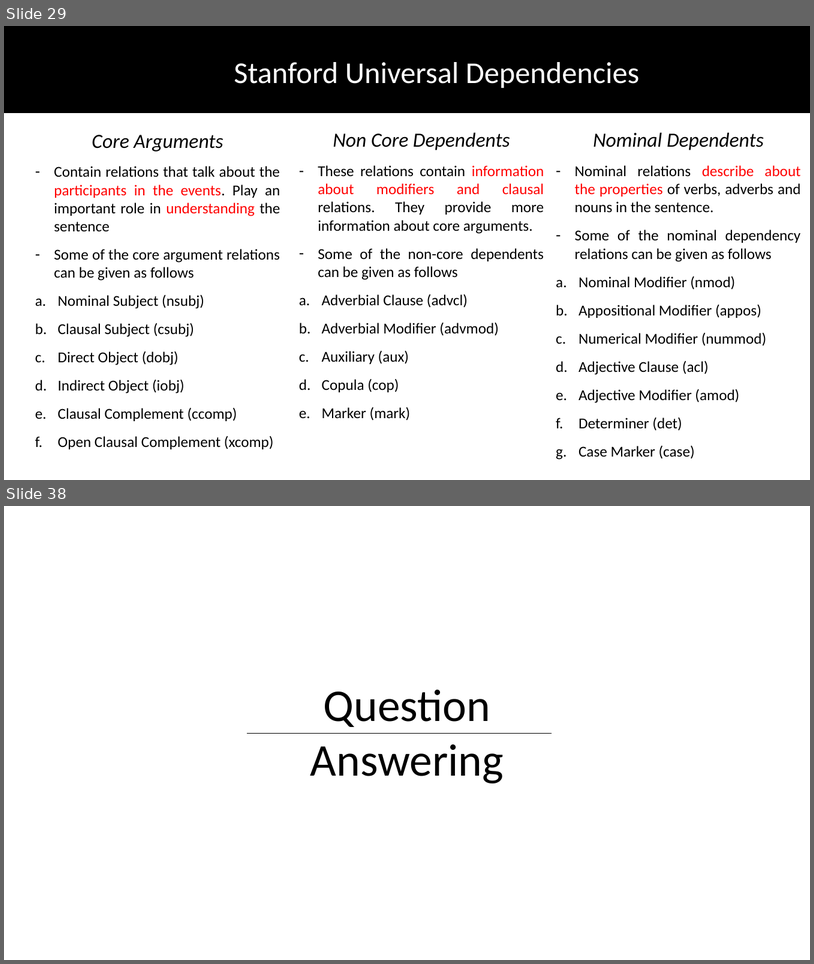
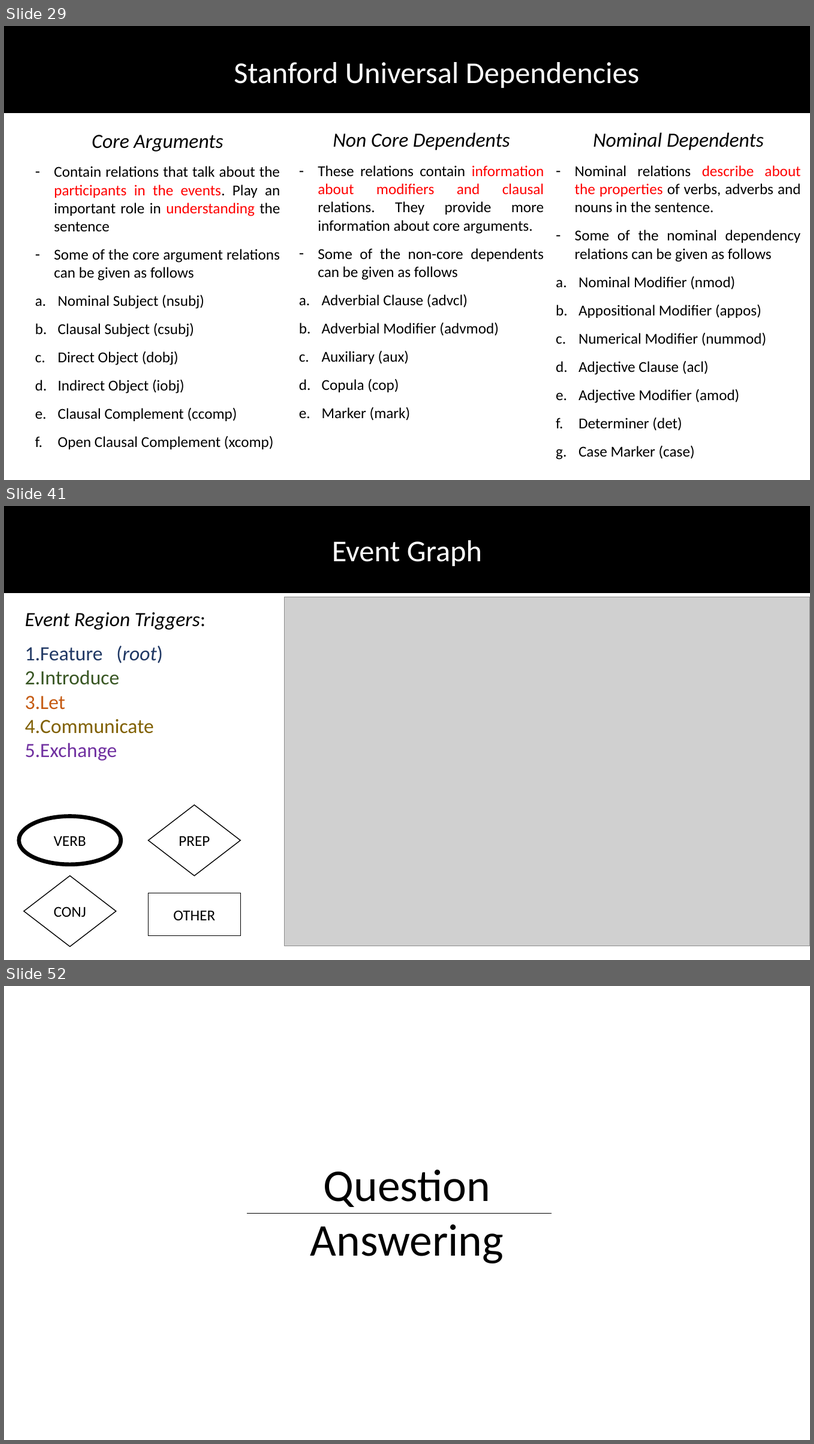
Before and after one commit to DhruvaPendharkar/thesis-project, a slide deck: Notes/ThesisPresentation.pptx. Shown one above the other, each under a label of ours: slides 29 and 38 before the commit, slides 29, 41 and 52 after it; the slides between them are not shown. The pictures are 814x964 and 814x1444 pixels, drawn with LibreOffice and Linux fonts; fonts in the diff are those of the drawing; grey boxes stand for pictures. Boxes give left, top, right and bottom in pixels: in the first picture for what was removed or moved away, otherwise in the second. Text is boxed around its words. In the diff, an @@ line names an element or a change of style, - is before the commit and + after.

```diff
--- a/Notes/ThesisPresentation.pptx
+++ b/Notes/ThesisPresentation.pptx
@@ slide 41 added at <box>4,506,810,960</box>, background #FFFFFF @@
@@ rectangle added at <box>4,506,810,592</box>, fill #000000, outline #000000 1 pt @@
@@ text added at <box>332,540,482,566</box>, 36 pt, text #FFFFFF @@
+Event Graph
@@ text added at <box>25,612,206,760</box>, 24 pt, text #000000 @@
+Event Region Triggers:
+1. Feature (root)
+2. Introduce
+3. Let
+4. Communicate
+5. Exchange
@@ picture added at <box>285,597,810,946</box> @@
@@ diamond added at <box>149,805,240,876</box>, outline #000000 1 pt, 18 pt, text #000000 @@
+PREP
@@ ellipse added at <box>19,816,122,864</box>, outline #000000 4.75 pt, 18 pt, text #000000 @@
+VERB
@@ diamond added at <box>24,876,116,946</box>, outline #000000 1 pt, 18 pt, text #000000 @@
+CONJ
@@ rectangle added at <box>149,893,240,936</box>, outline #000000 0.75 pt, 18 pt, text #000000 @@
+OTHER
@@ what was slide 38 is now slide 52 @@
```
Also in this commit, not shown: 11 slides changed, 13 other slides added.
